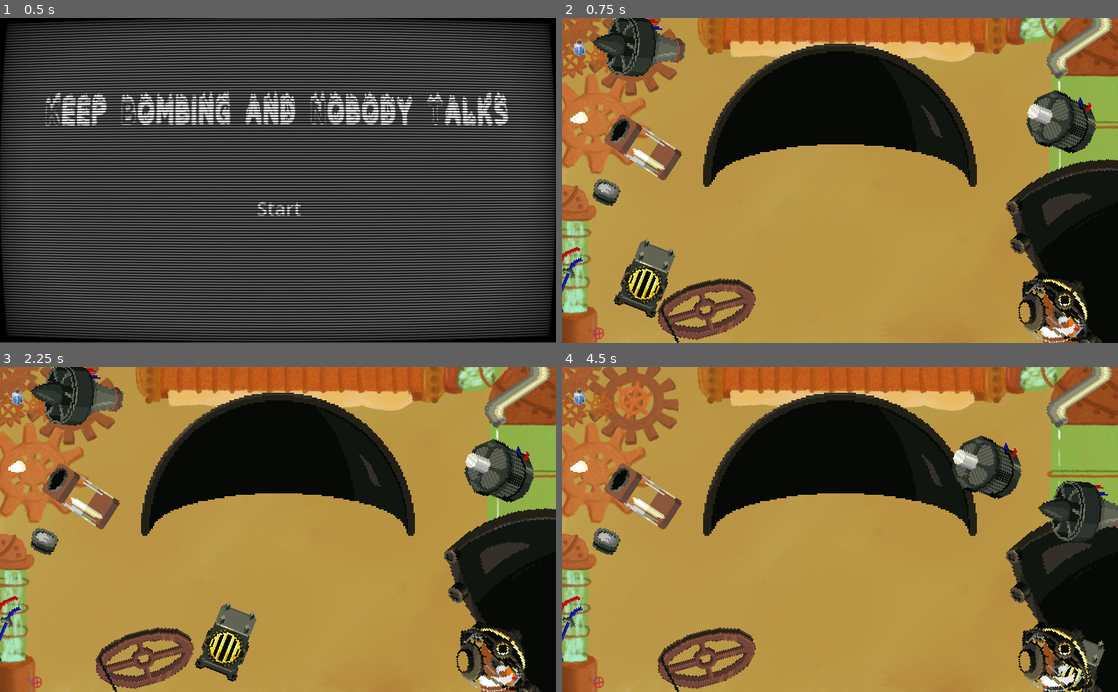
Above: before the commit, frames 1-4 (two rows, left to right).
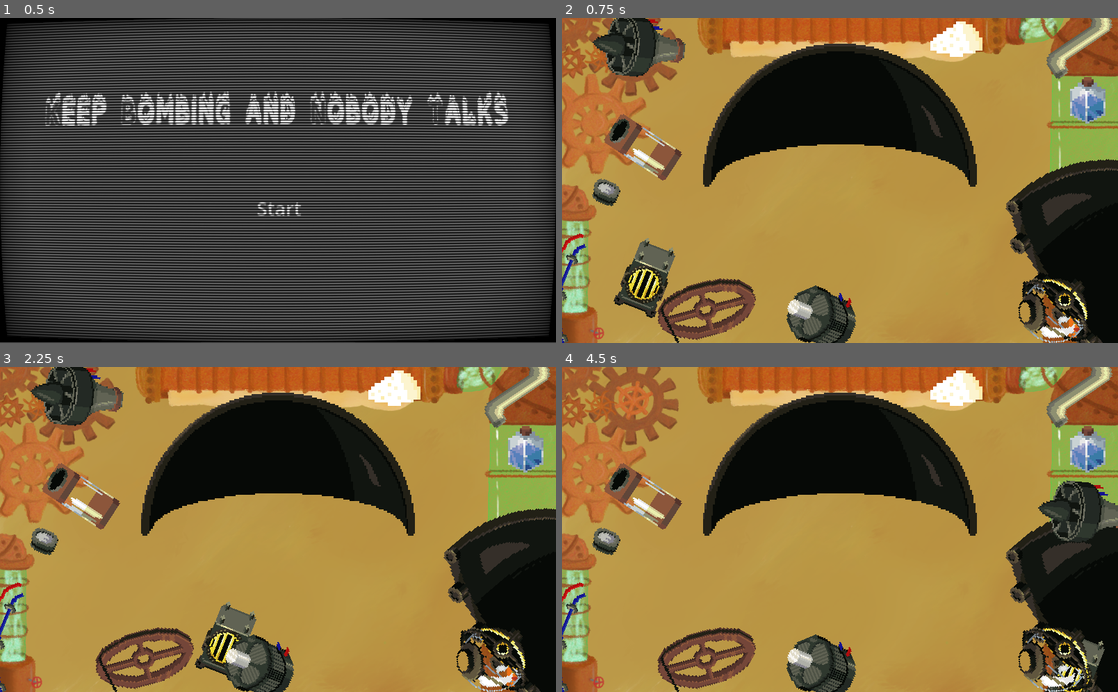
Above: after the commit, the same moments.

Repository: MarianPoirot/Gamejam-construire
Game: Godot game, scene res://Scenes/World/Opening.tscn
Two runs of this game, one before a commit and one after it. Both use one fixed random seed, a clock stepped at 60 frames per second and the inputs below.
Inputs (mouse positions are in pixels of both pictures, inside the frame that each line leads up to):
- Up to frame 1 (0.5 s): no input
- Up to frame 2 (0.75 s): click "Start" at 0.5 s
- Up to frame 3 (2.25 s): tap Enter at 1.25 s; drag from (278, 461) to (517, 672) at 1.27 s; tap Space (start) at 2 s; drag from (88, 627) to (517, 672) at 2.02 s
- Up to frame 4 (4.5 s): tap R (restart) at 2.75, 4.25 s; move the mouse to (578, 679) at 2.77 s; hold Space (start) 2.78-3.5 s; click (578, 679) at 2.92 s; drag from (639, 396) to (1084, 513) at 3.52 s; drag from (1062, 471) to (840, 461) at 4.27 s

Frame 1 is identical in both runs. In frame 2, 5.1% of the frame differs, in the area x 0-98%, y 1-100%; in frame 3, 5.0%; in frame 4, 5.3%.

Commit message:
modified liquids' size

Diff:
--- a/Scenes/World/Main.tscn
+++ b/Scenes/World/Main.tscn
@@ -40,7 +40,7 @@
 
 [node name="Cable" parent="." instance=ExtResource("10_scpqc")]
 texture_filter = 1
-position = Vector2(26.0001, 575)
+position = Vector2(32, 550)
 scale = Vector2(3, 3)
 
 [node name="Turbine" parent="." instance=ExtResource("7_pxymf")]
@@ -49,7 +49,7 @@
 
 [node name="Moteur" parent="." instance=ExtResource("11_mkq26")]
 texture_filter = 1
-position = Vector2(921, 193)
+position = Vector2(479, 554)
 scale = Vector2(3, 3)
 
 [node name="goupille" parent="." instance=ExtResource("16_vplyf")]
@@ -80,7 +80,11 @@
 position = Vector2(466, 423)
 
 [node name="Eau" parent="." instance=ExtResource("15_dup0a")]
-position = Vector2(32, 56)
+texture_filter = 1
+position = Vector2(968, 152)
+scale = Vector2(3, 3)
 
 [node name="Sodium" parent="." instance=ExtResource("16_2xrmh")]
-position = Vector2(32, 184)
+texture_filter = 1
+position = Vector2(726, 39)
+scale = Vector2(3, 3)
Not shown: 1 places in Scenes/World/Main.tscn that only renumber resources
